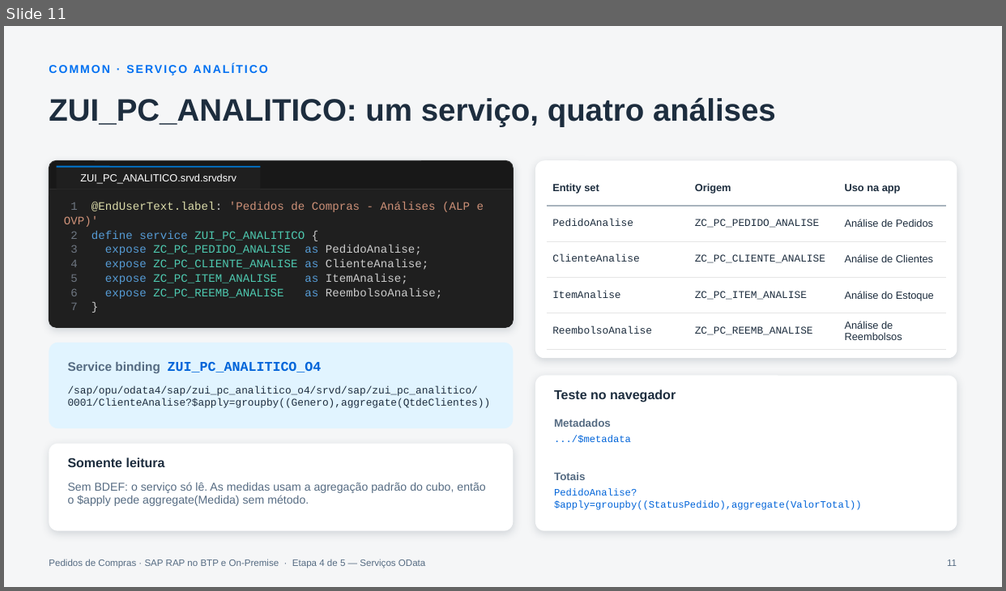
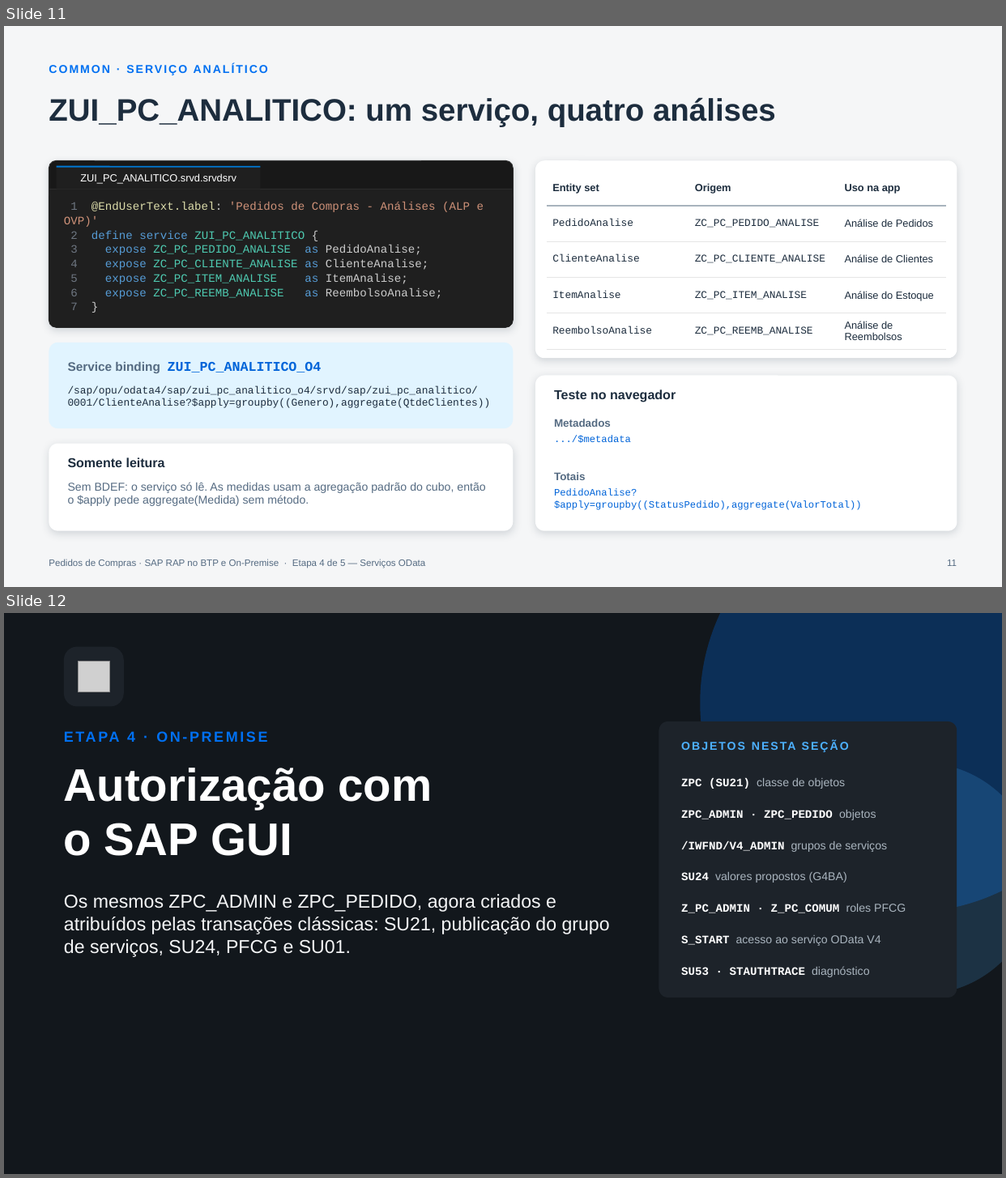
Before and after one commit to AdrianoBispo/sap-abap-rap-pedidos-de-compras-app, a slide deck: docs/apresentacoes/04-servicos-odata.pptx. Shown one above the other, each under a label of ours: slide 11 before the commit, slides 11 and 12 after it. The pictures are 1006x591 and 1006x1178 pixels, drawn with LibreOffice and Linux fonts; fonts in the diff are those of the drawing; grey boxes stand for pictures. Boxes give left, top, right and bottom in pixels: in the first picture for what was removed or moved away, otherwise in the second. Text is boxed around its words. In the diff, an @@ line names an element or a change of style, - is before the commit and + after.

```diff
--- a/docs/apresentacoes/04-servicos-odata.pptx
+++ b/docs/apresentacoes/04-servicos-odata.pptx
@@ slide 12 added at [4,613,1002,1174], background #12171C @@
@@ ellipse added at [701,613,1002,913], fill #0070F2 at 28% opacity @@
@@ rounded rectangle added at [64,647,124,707], fill #1D232A @@
@@ picture added at [78,661,109,692] @@
@@ text added at [127,731,135,742], 14 pt, text #0070F2, bold @@
+ETAPA 4 · ON-PREMISE
@@ rounded rectangle added at [659,722,957,998], fill #1D232A @@
@@ text added at [681,735,935,756], 11 pt, text #4DB1FF, bold @@
+OBJETOS NESTA SEÇÃO
@@ title added at [64,768,432,856], 44 pt, text #FFFFFF, bold @@
+Autorização com o SAP GUI
@@ text added at [681,778,846,789], 11 pt, text #A9B4BE @@
+ZPC (SU21) classe de objetos
@@ ellipse added at [805,763,1002,995], fill #4DB1FF at 18% opacity @@
@@ text added at [681,810,876,820], 11 pt, text #FFFFFF, bold @@
+ZPC_ADMIN · ZPC_PEDIDO objetos
@@ text added at [681,841,887,852], 11 pt, text #A9B4BE @@
+/IWFND/V4_ADMIN grupos de serviços
@@ text added at [681,872,847,883], 11 pt, text #A9B4BE @@
+SU24 valores propostos (G4BA)
@@ text added at [64,894,610,957], 18 pt, text #F5F6F7 @@
+Os mesmos ZPC_ADMIN e ZPC_PEDIDO, agora criados e atribuídos pelas transações clássicas: SU21, publicação do grupo de serviços, SU24, PFCG e SU01.
@@ text added at [681,904,906,914], 11 pt, text #FFFFFF, bold @@
+Z_PC_ADMIN · Z_PC_COMUM roles PFCG
@@ text added at [681,935,880,946], 11 pt, text #A9B4BE @@
+S_START acesso ao serviço OData V4
@@ text added at [681,966,870,977], 11 pt, text #FFFFFF, bold @@
+SU53 · STAUTHTRACE diagnóstico
```
Also in this commit, not shown: 5 other slides added, 1 other file.
